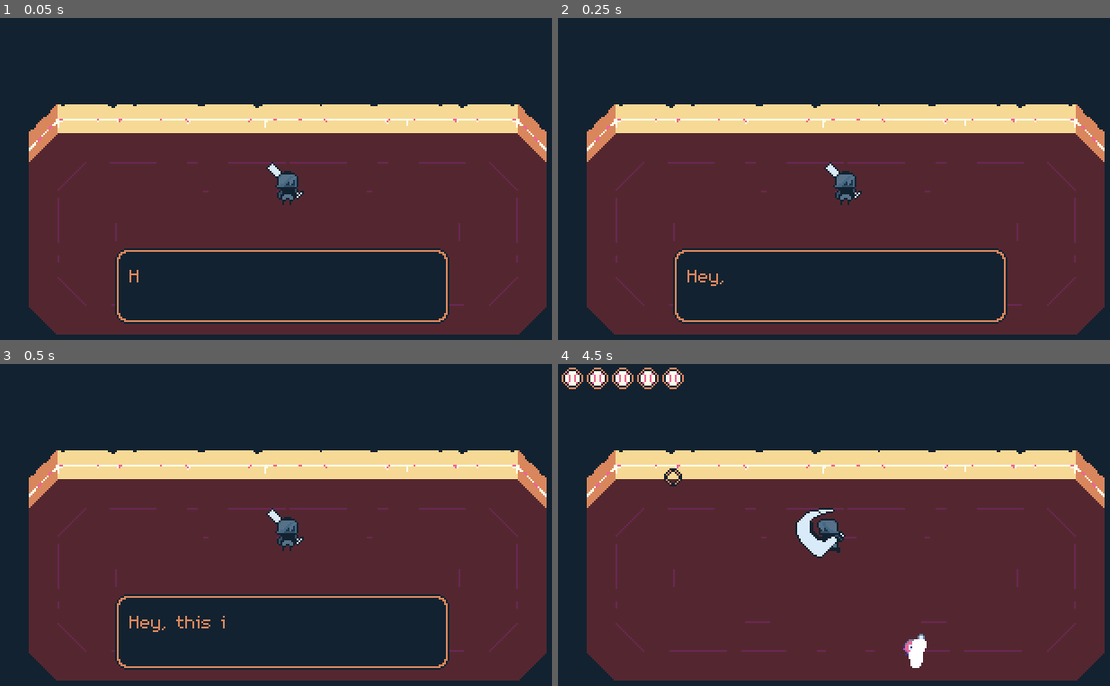
Above: before the commit, frames 1-4 (two rows, left to right).
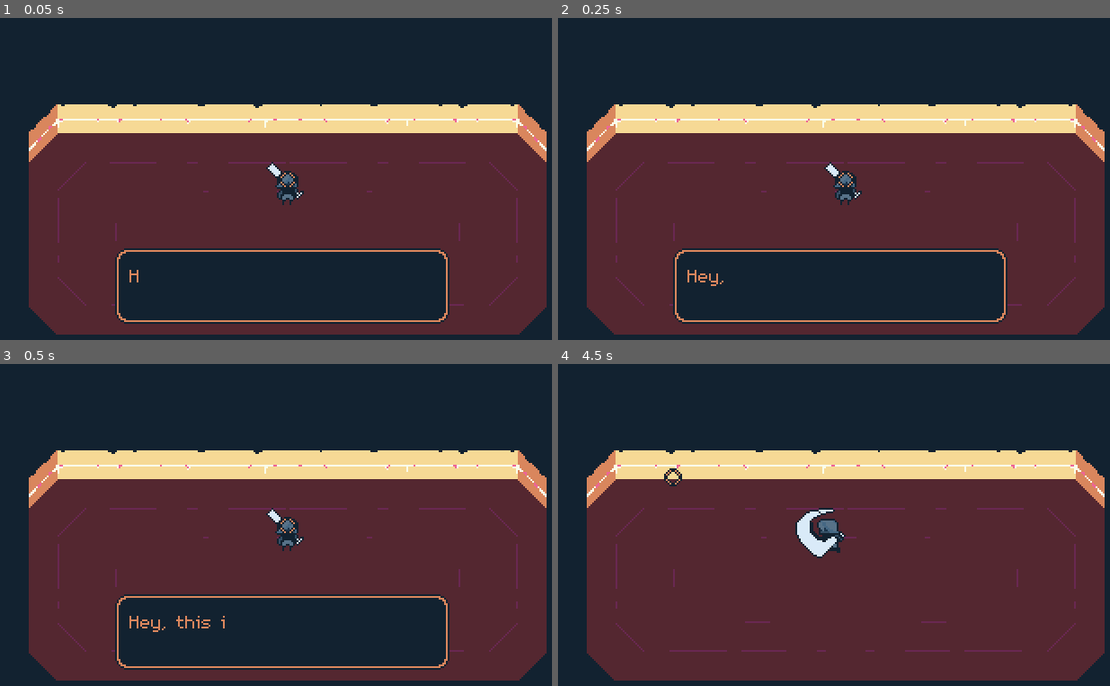
Above: after the commit, the same moments.

Repository: studio-starlight/brackeys-26-1
Game: Godot game, scene res://Scenes/Levels/game.tscn
Same seed, same stepped clock (60 frames per second), same inputs: the game is played once before the commit and once after it.
Inputs (mouse positions are in pixels of both pictures, inside the frame that each line leads up to):
- Up to frame 1 (0.05 s): no input
- Up to frame 2 (0.25 s): no input
- Up to frame 3 (0.5 s): no input
- Up to frame 4 (4.5 s): move the mouse to (972, 508) at 0.52 s; press the mouse at (972, 508) at 0.53 s; hold D (right) 0.53-1.28 s; move the mouse to (729, 541) at 1.27 s; release the mouse at (729, 541) at 1.28 s; hold S (down) 1.28-2.03 s; click (729, 541) at 1.35 s; tap Enter at 2 s; move the mouse to (905, 454) at 2.02 s; press the mouse at (905, 454) at 2.03 s; hold D (right) 2.03-2.78 s; move the mouse to (817, 589) at 2.77 s; release the mouse at (817, 589) at 2.78 s; hold W (up) 2.78-3.53 s; click (817, 589) at 2.85 s; move the mouse to (1016, 573) at 3.52 s; press the mouse at (1016, 573) at 3.53 s; hold A (left) from 3.53 s (still down); tap Q (cancel) at 4.15 s; tap Space at 4.25 s; move the mouse to (673, 476) at 4.27 s; release the mouse at (673, 476) at 4.28 s; click (673, 476) at 4.35 s

The runs differ from the first frame. In frame 1, less than 0.1% of the frame differs, in the area x 50-54%, y 48-53%; in frame 2, less than 0.1%; in frame 3, less than 0.1%; in frame 4, 1.0%, in the area x 0-67%, y 1-95%.

Commit message:
Fixes

Diff:
--- /dev/null
+++ b/Resources/Stats/enemy_charger.tres
@@ -0,0 +1,11 @@
+[gd_resource type="Resource" script_class="Stats" format=3 uid="uid://d4d4fi1t8gvle"]
+
+[ext_resource type="Script" uid="uid://cf607d0xssiui" path="res://Resources/Stats/stats.gd" id="1_ji2cu"]
+
+[resource]
+script = ExtResource("1_ji2cu")
+health = 20.0
+speed = 10.0
+defense = 5.0
+attack = 2.0
+metadata/_custom_type_script = "uid://cf607d0xssiui"
--- /dev/null
+++ b/Resources/Themes/main_theme.tres
@@ -0,0 +1,15 @@
+[gd_resource type="Theme" format=3 uid="uid://ba3ofuhdx02cr"]
+
+[ext_resource type="FontFile" uid="uid://45p1fy2s4urb" path="res://Graphics/Fonts/m5x7.ttf" id="1_oac4r"]
+
+[resource]
+Button/colors/font_color = Color(0.8509804, 0.5254902, 0.3647059, 1)
+Button/colors/font_focus_color = Color(0.9647059, 0.8509804, 0.58431375, 1)
+Button/colors/font_hover_color = Color(0.9647059, 0.8509804, 0.58431375, 1)
+Button/colors/font_pressed_color = Color(0.9647059, 0.8509804, 0.58431375, 1)
+Button/fonts/font = ExtResource("1_oac4r")
+Button/styles/disabled = null
+Button/styles/focus = null
+Button/styles/hover = null
+Button/styles/normal = null
+Button/styles/pressed = null
--- a/Scenes/Globals/mouse_manager.tscn
+++ b/Scenes/Globals/mouse_manager.tscn
@@ -4,7 +4,10 @@
 [ext_resource type="Texture2D" uid="uid://4h80dcl80mrw" path="res://Graphics/User Interface/sprite_cursor.png" id="2_qm0gp"]
 
 [node name="MouseManager" type="Node2D" unique_id=2077233462]
+process_mode = 3
+z_index = 2000
 script = ExtResource("1_usn21")
 
 [node name="Sprite" type="Sprite2D" parent="." unique_id=1429717152]
+process_mode = 3
 texture = ExtResource("2_qm0gp")
--- a/Scenes/Levels/game.tscn
+++ b/Scenes/Levels/game.tscn
@@ -14,6 +14,9 @@
 [ext_resource type="FontFile" uid="uid://45p1fy2s4urb" path="res://Graphics/Fonts/m5x7.ttf" id="9_8u2a7"]
 [ext_resource type="Script" uid="uid://ddkoy6vp3mmqo" path="res://Scripts/Systems/hud.gd" id="10_q2try"]
 [ext_resource type="Texture2D" uid="uid://vlvfe3oe2u8p" path="res://Graphics/Enviornments/sprite_background.png" id="11_xdwyp"]
+[ext_resource type="Script" uid="uid://bar5ud07elybb" path="res://Scripts/Systems/pause_manager.gd" id="13_8u2a7"]
+[ext_resource type="Texture2D" uid="uid://cx4u4kpk7j5jl" path="res://Graphics/User Interface/sprite_pausebox.png" id="14_e8oij"]
+[ext_resource type="Theme" uid="uid://ba3ofuhdx02cr" path="res://Resources/Themes/main_theme.tres" id="15_gqwak"]
 
 [sub_resource type="Resource" id="Resource_ahqd5"]
 script = ExtResource("7_xdwyp")
@@ -85,6 +88,7 @@
 [node name="CutsceneDelayTimer" type="Timer" parent="CutsceneManager" unique_id=1107802549]
 
 [node name="Dialogue" type="TextureRect" parent="CutsceneManager" unique_id=250755429]
+visible = false
 z_index = 1000
 offset_left = 64.0
 offset_top = 128.0
@@ -133,6 +137,48 @@
 
 [node name="SpawnPoint" type="Node2D" parent="WaveManager/SpawnArea/SpawnAreaRatio" unique_id=566378298]
 
+[node name="PauseManager" type="Node2D" parent="." unique_id=758325804 node_paths=PackedStringArray("player")]
+process_mode = 3
+visible = false
+z_index = 1000
+script = ExtResource("13_8u2a7")
+player = NodePath("../Player")
+
+[node name="PauseBox" type="TextureRect" parent="PauseManager" unique_id=930241643]
+offset_left = 112.0
+offset_top = 40.0
+offset_right = 206.0
+offset_bottom = 132.0
+texture = ExtResource("14_e8oij")
+
+[node name="PauseButtons" type="VBoxContainer" parent="PauseManager/PauseBox" unique_id=1709535871]
+layout_mode = 0
+offset_left = 2.0
+offset_top = 8.0
+offset_right = 92.0
+offset_bottom = 80.0
+theme_override_constants/separation = 0
+alignment = 1
+
+[node name="Resume" type="Button" parent="PauseManager/PauseBox/PauseButtons" unique_id=92276216]
+layout_mode = 2
+theme = ExtResource("15_gqwak")
+theme_override_fonts/font = ExtResource("9_8u2a7")
+text = "Resume"
+flat = true
+
+[node name="Main Menu" type="Button" parent="PauseManager/PauseBox/PauseButtons" unique_id=1724589486]
+layout_mode = 2
+theme = ExtResource("15_gqwak")
+text = "Main Menu"
+flat = true
+
+[node name="Quit" type="Button" parent="PauseManager/PauseBox/PauseButtons" unique_id=4864571]
+layout_mode = 2
+theme = ExtResource("15_gqwak")
+text = "Quit"
+flat = true
+
 [node name="Enviornment" type="Node2D" parent="." unique_id=1280532934]
 metadata/_edit_lock_ = true
 
--- /dev/null
+++ b/Scenes/Objects/enemy_charger.tscn
@@ -0,0 +1,6 @@
+[gd_scene format=3 uid="uid://dhnfed0gjaehd"]
+
+[ext_resource type="Script" uid="uid://cbxnr7jndrsyq" path="res://Scripts/Objects/enemy_charger.gd" id="1_bqp3m"]
+
+[node name="EnemyCharger" type="CharacterBody2D" unique_id=1628111751]
+script = ExtResource("1_bqp3m")
--- a/Scripts/Globals/util.gd
+++ b/Scripts/Globals/util.gd
@@ -1,5 +1,11 @@
 extends Node
 
+func _ready() -> void:
+	process_mode = Node.PROCESS_MODE_ALWAYS
+
 func _input(event: InputEvent) -> void:
-	if event.is_action_pressed("escape"):
-		get_tree().quit()
+	if event.is_action_pressed("fullscreen"):
+		if DisplayServer.window_get_mode() == DisplayServer.WINDOW_MODE_WINDOWED:
+			DisplayServer.window_set_mode(DisplayServer.WINDOW_MODE_FULLSCREEN)
+		else:
+			DisplayServer.window_set_mode(DisplayServer.WINDOW_MODE_WINDOWED)
--- /dev/null
+++ b/Scripts/Objects/base_enemy.gd
@@ -0,0 +1,61 @@
+@tool
+@abstract
+class_name BaseEnemy
+extends CharacterBody2D
+
+## Base Enemy Class that other enemies inherit
+
+enum EnemyState {CHASE, ATTACK, HIT}
+const HIT_PARTICLES = preload("uid://drgkhnopj5ci0")
+const DEATH_PARTICLES = preload("uid://btalbe5bl7hqm")
+@export var enemy_stats : Stats
+var current_state : EnemyState = EnemyState.CHASE
+var health : float = enemy_stats.health
+var is_dead : bool = false
+@onready var deal_damage_box: DealDamageBox = $DealDamageBox
+@onready var knockback_timer: Timer = $KnockbackTimer
+
+func _get_configuration_warnings() -> PackedStringArray:
+	for child in get_children():
+		if child is DealDamageBox:
+			return []
+	return ["Enemy needs DealDamageBox as a child"]
+
+# Overridden Functions
+
+func _physics_process(delta: float) -> void:
+	match current_state:
+		EnemyState.CHASE:
+			_chase()
+		EnemyState.ATTACK:
+			_attack()
+		EnemyState.HIT:
+			_hit()
+	_handle_animation()
+
+# Custom Functions
+
+# Public
+
+func take_damage(damage_amount : float) -> void:
+	if health >= 0:
+		health -= damage_amount
+	else:
+		_die()
+
+# Private
+
+func _handle_animation() -> void:
+	pass
+
+func _chase() -> void:
+	pass
+
+func _attack() -> void:
+	pass
+
+func _hit() -> void:
+	pass
+
+func _die() -> void:
+	pass
--- a/Scripts/Objects/enemy.gd
+++ b/Scripts/Objects/enemy.gd
@@ -64,10 +64,9 @@
 func get_circle_position(random : float) -> Vector2:
 	var kill_circle_center : Vector2 = target_position
 	var radius : int = 10
-	var angle = random * PI * 2
-	var x = kill_circle_center.x + cos(angle) * radius
-	var y = kill_circle_center.y + sin(angle) * radius
-
+	var angle : float = random * PI * 2
+	var x : float = kill_circle_center.x + cos(angle) * radius
+	var y : float = kill_circle_center.y + sin(angle) * radius
 	return Vector2(x,y)
 
 func _ready() -> void:
--- /dev/null
+++ b/Scripts/Objects/enemy_charger.gd
@@ -0,0 +1,2 @@
+class_name EnemyCharger
+extends BaseEnemy
--- a/Scripts/Systems/cutscene_manager.gd
+++ b/Scripts/Systems/cutscene_manager.gd
@@ -22,10 +22,14 @@
 
 func start_cutscene(current_story_scene : GameManager.StoryEvent) -> void:
 	match current_story_scene:
+		GameManager.StoryEvent.START:
+			current_cutscene = cutscenes.get(0)
 		GameManager.StoryEvent.WAVE1:
-			current_cutscene = cutscenes.get(0)
+			current_cutscene = cutscenes.get(1)
 		GameManager.StoryEvent.WAVE2:
 			current_cutscene = cutscenes.get(2)
+		_:
+			current_cutscene = cutscenes.get(cutscenes.size() - 1)
 	if current_cutscene == null:
 		printerr("Cutscene not assigned")
 		current_cutscene = cutscenes.get(0)
--- a/Scripts/Systems/game.gd
+++ b/Scripts/Systems/game.gd
@@ -1,9 +1,11 @@
 extends Node2D
 
+@export var delay_between_cutscenes : float = 1.0
 @onready var cutscene_manager: CutsceneManager = $CutsceneManager
 @onready var wave_manager: WaveManager = $WaveManager
 @onready var hud: HUD = $HUD
 @onready var player: Player = $Player
+@onready var cutscene_delay_timer: Timer = $CutsceneManager/CutsceneDelayTimer
 
 # Called when the node enters the scene tree for the first time.
 func _ready() -> void:
@@ -25,8 +27,10 @@
 	cutscene_manager.start_cutscene(GameManager.current_story_event)
 
 func _on_cutscene_end() -> void:
+	GameManager.advance_story_event()
+	cutscene_delay_timer.start(delay_between_cutscenes)
+	await cutscene_delay_timer.timeout
 	EventBus.emit_signal("wave_start")
 
 func _on_wave_end() -> void:
-	GameManager.advance_story_event()
 	EventBus.emit_signal("cutscene_start")
--- /dev/null
+++ b/Scripts/Systems/pause_manager.gd
@@ -0,0 +1,31 @@
+extends Node2D
+
+@export var player : Player
+@onready var resume: Button = $PauseBox/PauseButtons/Resume
+@onready var main_menu: Button = $"PauseBox/PauseButtons/Main Menu"
+@onready var quit: Button = $PauseBox/PauseButtons/Quit
+
+func _ready() -> void:
+	resume.connect("pressed", _resume)
+	main_menu.connect("pressed", _main_menu)
+	quit.connect("pressed", _quit)
+	if !player:
+		get_tree().get_first_node_in_group("player")
+
+func _process(delta: float) -> void:
+	if Input.is_action_just_pressed("escape") && !player.disabled:
+		_pause()
+
+func _pause() -> void:
+	get_tree().paused = true
+	visible = true
+
+func _resume() -> void:
+	get_tree().paused = false
+	visible = false
+
+func _main_menu() -> void:
+	pass
+
+func _quit() -> void:
+	get_tree().quit()
--- a/Scripts/Systems/wave_manager.gd
+++ b/Scripts/Systems/wave_manager.gd
@@ -23,11 +23,13 @@
 
 	match current_story_event:
 		GameManager.StoryEvent.WAVE1:
+			current_wave = 0
+		GameManager.StoryEvent.WAVE2:
 			current_wave = 1
-		GameManager.StoryEvent.WAVE2:
+		GameManager.StoryEvent.WAVE3:
 			current_wave = 2
-		GameManager.StoryEvent.WAVE3:
-			current_wave = 3
+		_:
+			current_wave = 1
 	var current_wave_data = waves[current_wave]
 	enemy_count = current_wave_data.enemy_count
 
@@ -44,7 +46,7 @@
 		await enemy_spawn_timer.timeout
 
 func end_wave() -> void:
-	EventBus.emit_signal("shake_camera", 10, 3)
+	EventBus.emit_signal("shake_camera", 7, 3)
 	Engine.time_scale = slow_mo_scale
 	slow_mo_timer.start(slow_mo_time)
 	await slow_mo_timer.timeout
--- a/project.godot
+++ b/project.godot
@@ -83,6 +83,11 @@
 "events": [Object(InputEventKey,"resource_local_to_scene":false,"resource_name":"","device":-1,"window_id":0,"alt_press …(192 unchanged characters)…
 ]
 }
+fullscreen={
+"deadzone": 0.2,
+"events": [Object(InputEventKey,"resource_local_to_scene":false,"resource_name":"","device":-1,"window_id":0,"alt_pressed":false,"shift_pressed":false,"ctrl_pressed":false,"meta_pressed":false,"pressed":false,"keycode":0,"physical_keycode":70,"key_label":0,"unicode":102,"location":0,"echo":false,"script":null)
+]
+}
 
 [layer_names]
 
Binary file added: Graphics/User Interface/sprite_pausebox.png
Not shown, added: Graphics/User Interface/sprite_pausebox.png.import
Not shown, added: Scripts/Objects/base_enemy.gd.uid
Not shown, added: Scripts/Objects/enemy_charger.gd.uid
Not shown, added: Scripts/Systems/pause_manager.gd.uid
